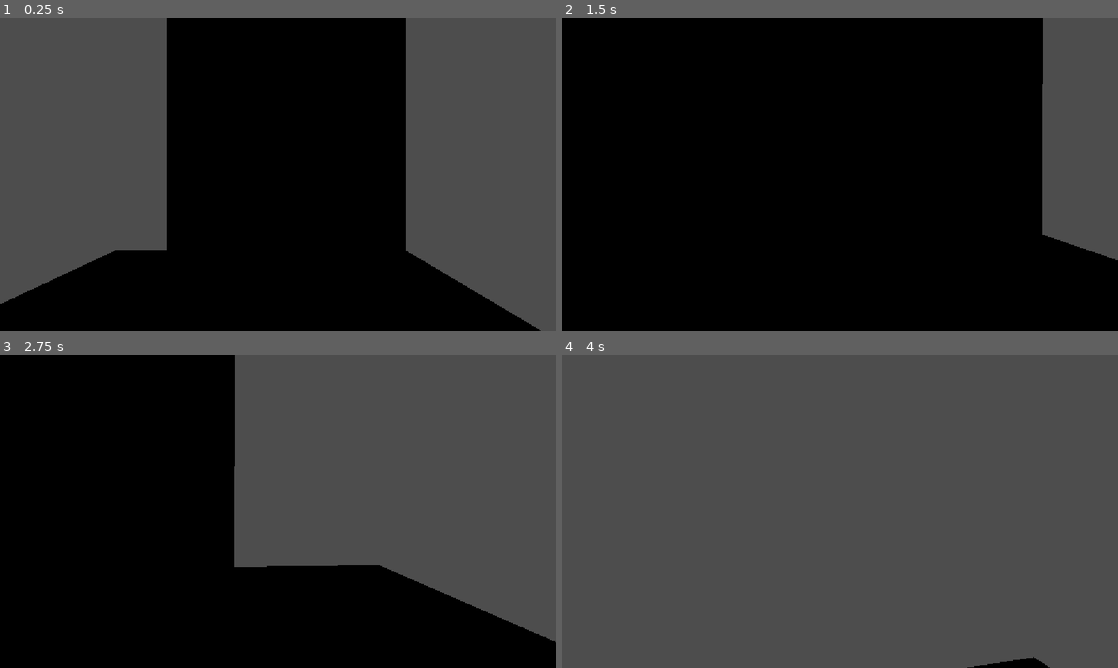
Above: before the commit, frames 1-4 (two rows, left to right).
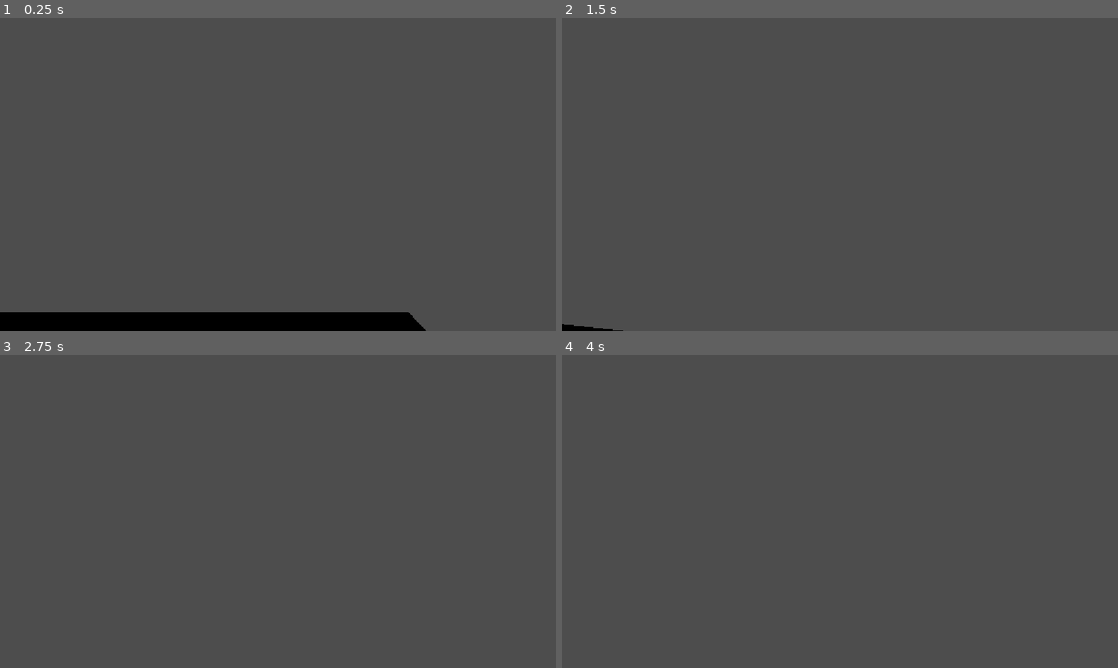
Above: after the commit, the same moments.

Repository: MichaelRRyan/gmtk-2026-countdown
Game: Godot game, scene res://Levels/Cillian/cillians_test_level.tscn
Same seed, same stepped clock (60 frames per second), same inputs: the game is played once before the commit and once after it. This scene is started directly instead of the project's main scene.
Inputs (mouse positions are in pixels of both pictures, inside the frame that each line leads up to):
- Up to frame 1 (0.25 s): no input
- Up to frame 2 (1.5 s): move the mouse to (867, 174) at 0.52 s; press the mouse at (867, 174) at 0.53 s; hold W (move_forward) from 0.53 s (still down); tap Space (jump) at 0.77 s; move the mouse to (812, 174) at 1.27 s; release the mouse at (812, 174) at 1.28 s; click (812, 174) at 1.35 s
- Up to frame 3 (2.75 s): keep holding W (move_forward); tap Space (jump) at 1.52 s; move the mouse to (289, 505) at 2.02 s; press the mouse at (289, 505) at 2.03 s
- Up to frame 4 (4 s): keep holding W (move_forward); move the mouse to (834, 517) at 2.77 s; release the mouse at (834, 517) at 2.78 s; click (834, 517) at 2.85 s; tap Space (jump) at 3.02, 3.77 s; move the mouse to (878, 514) at 3.52 s; press the mouse at (878, 514) at 3.53 s

The runs differ from the first frame. In frame 1, 48% of the frame differs, in the area x 0-98%, y 0-100%; in frame 2, 90%, in the area x 0-100%, y 0-100%; in frame 3, 57%; in frame 4, 0.3%.

Commit message:
Player detection and nav agent setup for the count

Diff:
--- /dev/null
+++ b/Features/NPC/Count/Count.tscn
@@ -0,0 +1,50 @@
+[gd_scene format=3 uid="uid://cacuqeg84ldli"]
+
+[ext_resource type="Script" uid="uid://dy78hjdmy5dh" path="res://Features/NPC/Count/count.gd" id="1_4b4jr"]
+[ext_resource type="PackedScene" uid="uid://b2xk5k7prufqv" path="res://Features/NPC/Bat/bat_cleaned_new.tscn" id="2_weabx"]
+
+[sub_resource type="CapsuleMesh" id="CapsuleMesh_01oln"]
+
+[sub_resource type="CapsuleShape3D" id="CapsuleShape3D_pofvg"]
+
+[sub_resource type="SphereShape3D" id="SphereShape3D_y8tdg"]
+
+[node name="Count" type="Node3D" unique_id=1983518072]
+
+[node name="CharacterBody3D" type="CharacterBody3D" parent="." unique_id=1778632351]
+script = ExtResource("1_4b4jr")
+
+[node name="MeshInstance3D" type="MeshInstance3D" parent="CharacterBody3D" unique_id=915483251]
+visible = false
+mesh = SubResource("CapsuleMesh_01oln")
+
+[node name="CollisionShape3D" type="CollisionShape3D" parent="CharacterBody3D" unique_id=1070766215]
+shape = SubResource("CapsuleShape3D_pofvg")
+
+[node name="NavigationAgent3D" type="NavigationAgent3D" parent="CharacterBody3D" unique_id=716879646]
+avoidance_enabled = true
+debug_enabled = true
+
+[node name="Area3D" type="Area3D" parent="CharacterBody3D" unique_id=1306331904]
+
+[node name="CollisionShape3D2" type="CollisionShape3D" parent="CharacterBody3D/Area3D" unique_id=958106629]
+transform = Transform3D(20, 0, 0, 0, 20, 0, 0, 0, 20, 0, 0, 0)
+shape = SubResource("SphereShape3D_y8tdg")
+
+[node name="RayCast3D" type="RayCast3D" parent="CharacterBody3D" unique_id=1841862045]
+
+[node name="bat-cleaned" parent="CharacterBody3D" unique_id=846535750 instance=ExtResource("2_weabx")]
+transform = Transform3D(-8.742278e-09, 0, 0.2, 0, 0.2, 0, -0.2, 0, -8.742278e-09, 0, 0, 0)
+
+[node name="Skeleton3D" parent="CharacterBody3D/bat-cleaned/Armature" parent_id_path=PackedInt32Array(846535750, 251842986) index="0" unique_id=138468782]
+bones/1/rotation = Quaternion(-0.5678825, 2.6812558e-08, 0.020076104, 0.8228648)
+bones/2/rotation = Quaternion(0.60322005, -1.901569e-07, -1.4381904e-07, 0.7975748)
+
+[node name="Timer" type="Timer" parent="." unique_id=1082849438]
+wait_time = 3.0
+autostart = true
+
+[connection signal="area_entered" from="CharacterBody3D/Area3D" to="CharacterBody3D" method="_on_area_3d_area_entered"]
+[connection signal="timeout" from="Timer" to="CharacterBody3D" method="_on_timer_timeout"]
+
+[editable path="CharacterBody3D/bat-cleaned"]
--- /dev/null
+++ b/Features/NPC/Count/count.gd
@@ -0,0 +1,46 @@
+extends CharacterBody3D
+
+@onready var nav = $NavigationAgent3D
+@onready var raycast = $RayCast3D
+var speed = 2.5
+var gravity = 9.8
+var next_nav_location
+
+func _ready() -> void:
+	find_next_nav_location()
+
+# Called every frame. 'delta' is the elapsed time since the previous frame.
+func _process(delta: float) -> void:
+	if not is_on_floor():
+		velocity.y -= gravity * delta
+	else:
+		velocity.y -= 2
+	var player = get_node("/root/CilliansTestLevel/Player")
+	if player:
+		raycast.target_position = to_local(player.global_position)
+		raycast.force_raycast_update()
+		if raycast.is_colliding() && raycast.get_collider() == player:
+			nav.target_position = player.position
+		else:
+			nav.target_position = next_nav_location
+
+	else:
+		nav.target_position = next_nav_location
+	var next_location = nav.get_next_path_position()
+	if next_location != global_transform.origin:
+		look_at(next_location)
+	var current_location = global_transform.origin
+	var new_velocity = (next_location - current_location).normalized() * speed
+
+	velocity = velocity.move_toward(new_velocity,0.25)
+	move_and_slide()
+
+func find_next_nav_location():
+	var start_pos = global_transform.origin
+	var random_X = randi_range(-6, 6)
+	var random_Z = randi_range(-6, 6)
+	next_nav_location = Vector3(start_pos.x + (random_X), self.global_position.y, start_pos.z + (random_Z))
+
+
+func _on_timer_timeout() -> void:
+	find_next_nav_location()
--- a/Levels/Cillian/cillians_test_level.gd
+++ b/Levels/Cillian/cillians_test_level.gd
@@ -1,4 +1,4 @@
-extends Node2D
+extends Node3D
 
 # Called when the node enters the scene tree for the first time.
 func _ready() -> void:
--- a/Levels/Cillian/cillians_test_level.tscn
+++ b/Levels/Cillian/cillians_test_level.tscn
@@ -5,6 +5,7 @@
 [ext_resource type="PackedScene" uid="uid://b2xk5k7prufqv" path="res://Features/NPC/Bat/bat_cleaned_new.tscn" id="2_q53vc"]
 [ext_resource type="Script" uid="uid://b2shhxtljwlko" path="res://Levels/Cillian/bat.gd" id="3_lujty"]
 [ext_resource type="Script" uid="uid://y1dvy5okf8ha" path="res://Levels/Cillian/timer.gd" id="5_lujty"]
+[ext_resource type="PackedScene" uid="uid://cacuqeg84ldli" path="res://Features/NPC/Count/Count.tscn" id="6_it4p6"]
 
 [sub_resource type="NavigationMesh" id="NavigationMesh_y8tdg"]
 vertices = PackedVector3Array(-4.5, 0.45, -4.5, -4.5, 0.45, 4.5, 4.5, 0.45, 4.5, 4.5, 0.45, -4.5)
@@ -18,11 +19,13 @@
 
 [sub_resource type="SphereShape3D" id="SphereShape3D_01oln"]
 
-[node name="CilliansTestLevel" type="Node2D" unique_id=570083673]
+[sub_resource type="StandardMaterial3D" id="StandardMaterial3D_it4p6"]
+
+[node name="CilliansTestLevel" type="Node3D" unique_id=1079775875]
 script = ExtResource("1_c10bt")
 
 [node name="NavigationRegion3D" type="NavigationRegion3D" parent="." unique_id=809001011]
-transform = Transform3D(1, 0, 0, 0, 1, 0, 0, 0, 1, 4.3538294, 2.9110239, -2.0323648)
+transform = Transform3D(1, 0, 0, 0, 1, 0, 0, 0, 1, -0.1424923, 0.0971272, -0.61521065)
 navigation_mesh = SubResource("NavigationMesh_y8tdg")
 
 [node name="CSGBox3D" type="CSGBox3D" parent="NavigationRegion3D" unique_id=417645378]
@@ -30,20 +33,23 @@
 size = Vector3(10, 0.1, 10)
 
 [node name="Player" parent="." unique_id=988380354 instance=ExtResource("1_1jbh1")]
-transform = Transform3D(1, 0, 0, 0, 1, 0, 0, 0, 1, 4.9524236, 4.5012455, 0)
+transform = Transform3D(1, 0, 0, 0, 1, 0, 0, 0, 1, 2.3818145, 1.6873488, -1.749919)
 
 [node name="Pillar" type="StaticBody3D" parent="." unique_id=8195517]
-transform = Transform3D(2, 0, 0, 0, 2, 0, 0, 0, 2, 5.016, 4.998931, -1.979652)
+transform = Transform3D(2, 0, 0, 0, 2, 0, 0, 0, 2, 0.5196781, 2.1850343, -0.56249785)
 
 [node name="MeshInstance3D" type="MeshInstance3D" parent="Pillar" unique_id=381917536]
+transform = Transform3D(0.5, 0, 0, 0, 1, 0, 0, 0, 0.5, 0, 0, 0)
 mesh = SubResource("CylinderMesh_y8tdg")
 skin = SubResource("Skin_01oln")
 
 [node name="CollisionShape3D" type="CollisionShape3D" parent="Pillar" unique_id=1756059469]
+transform = Transform3D(0.5, 0, 0, 0, 1, 0, 0, 0, 0.5, 0, 0, 0)
 shape = SubResource("CylinderShape3D_y8tdg")
 
 [node name="Bat" type="CharacterBody3D" parent="." unique_id=1644517313 groups=["Enemy"]]
-transform = Transform3D(1, 0, 0, 0, 1, 0, 0, 0, 1, 0, 4.1212254, 0)
+transform = Transform3D(1, 0, 0, 0, 1, 0, 0, 0, 1, -4.4963217, 1.3073287, 1.4171542)
+visible = false
 script = ExtResource("3_lujty")
 
 [node name="bat-cleaned" parent="Bat" unique_id=846535750 instance=ExtResource("2_q53vc")]
@@ -65,6 +71,14 @@
 autostart = true
 script = ExtResource("5_lujty")
 
+[node name="Count" parent="." unique_id=1983518072 instance=ExtResource("6_it4p6")]
+transform = Transform3D(1, 0, 0, 0, 1, 0, 0, 0, 1, -2.2574387, 1.3036919, 1.4171542)
+
+[node name="CSGBox3D" type="CSGBox3D" parent="." unique_id=747447471]
+transform = Transform3D(1, 0, 0, 0, 0.5, 0, 0, 0, 5, 0, 0.41631937, 2.5073452)
+use_collision = true
+material = SubResource("StandardMaterial3D_it4p6")
+
 [connection signal="timeout" from="Timer" to="Bat" method="_on_timer_timeout"]
 
 [editable path="Bat/bat-cleaned"]
Not shown, added: Features/NPC/Count/count.gd.uid
